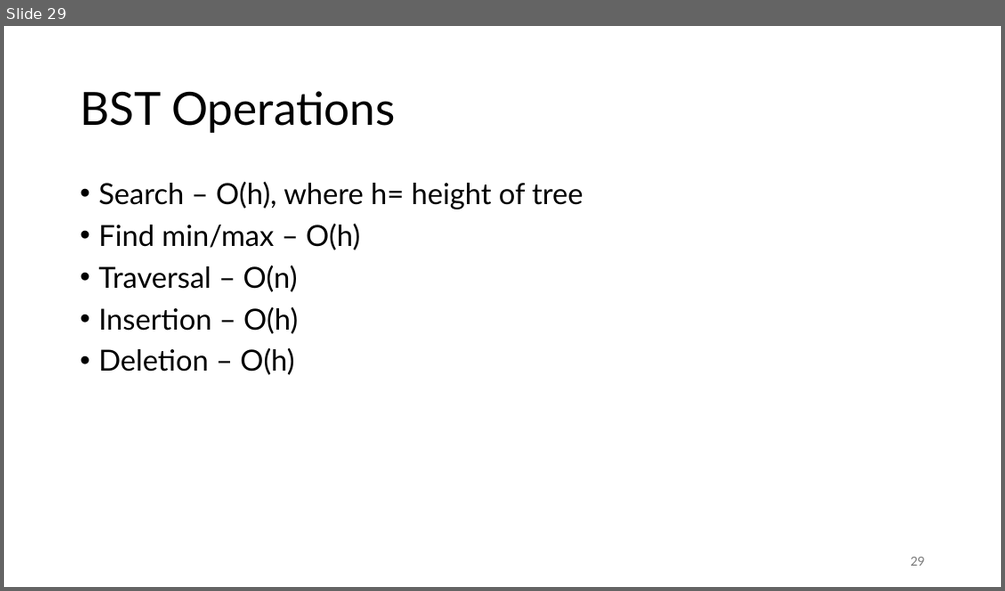
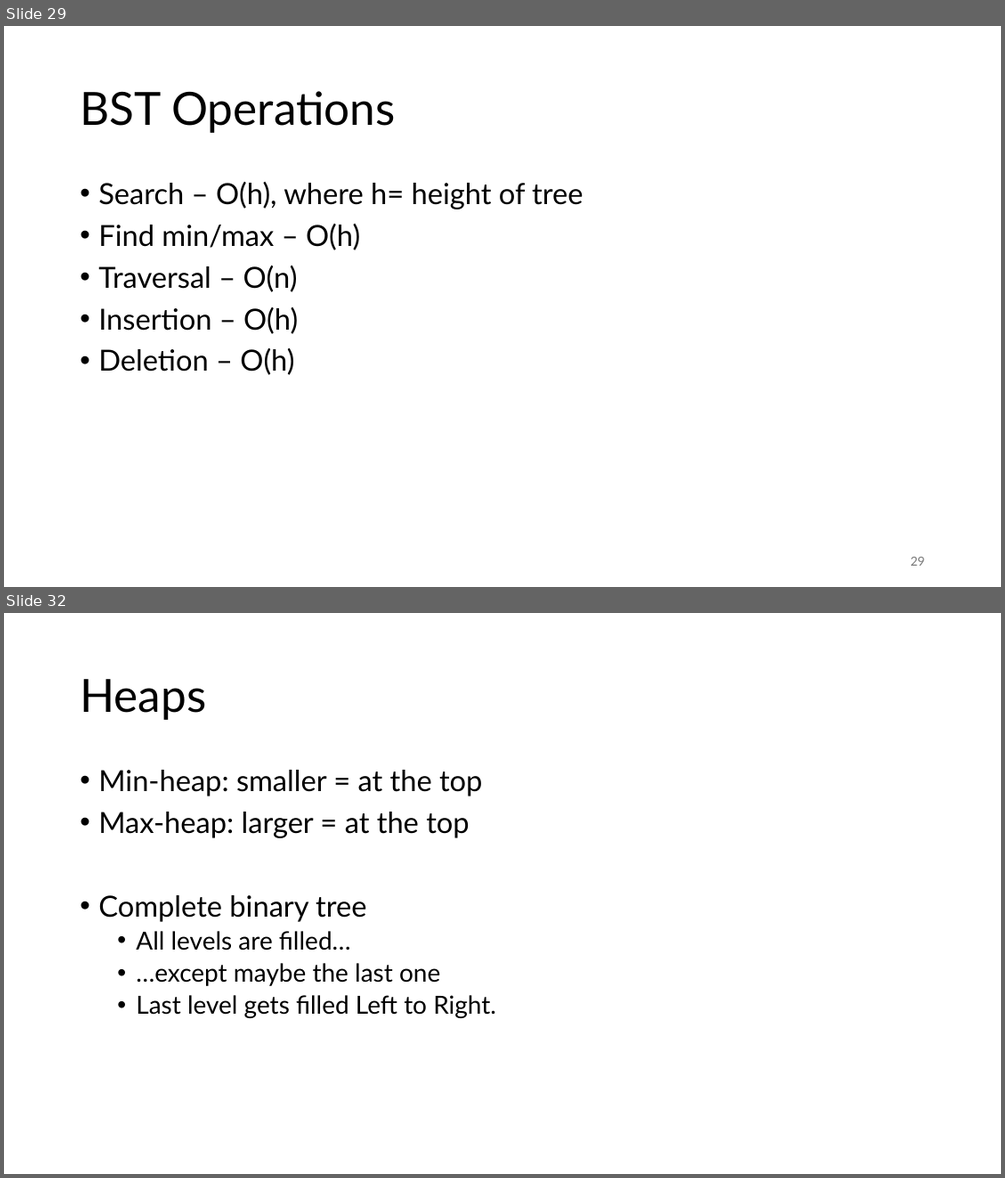
Before and after one commit to SMC-CS-374-Sp26/Unit-2-Data-Structures, a slide deck: 374 DS in detail.pptx. Shown one above the other, each under a label of ours: slide 29 before the commit, slides 29 and 32 after it; the slides between them are not shown. The pictures are 1005x591 and 1005x1178 pixels, drawn with LibreOffice and Linux fonts; fonts in the diff are those of the drawing. Boxes give left, top, right and bottom in pixels: in the first picture for what was removed or moved away, otherwise in the second. Text is boxed around its words. In the diff, an @@ line names an element or a change of style, - is before the commit and + after.

```diff
--- a/374 DS in detail.pptx
+++ b/374 DS in detail.pptx
@@ slide 32 added at [4,613,1001,1174], background #FFFFFF @@
@@ title added at [80,679,206,720], 44 pt, text #000000 @@
+Heaps
@@ text added at [98,770,496,1018], 24 pt, text #000000 @@
+• Min-heap: smaller = at the top
+• Max-heap: larger = at the top
+• Complete binary tree
+  • All levels are filled…
+  • …except maybe the last one
+  • Last level gets filled Left to Right.
```
Also in this commit, not shown: 14 other slides added, 1 other file.
